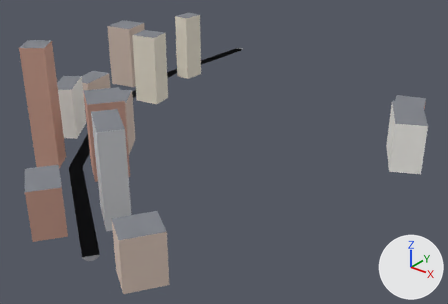
The glTF model apps/client/public/cities/moscow_synth/tiles/-3_1.glb: old version first, new version second.
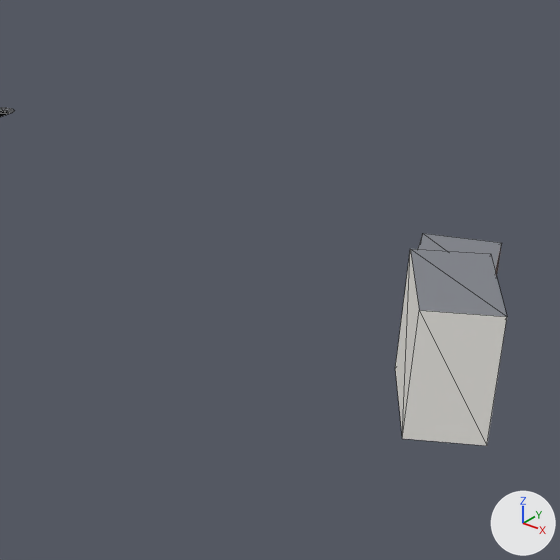
Old and new are each drawn whole from a camera (50 mm lens) standing at (-393.7, -630.3, 165.1) and looking at (-615.4, -353.2, -6.7) and again close up on the part from 53% to 100% of the width and 3% to 71% of the height. Lighting does not change. The marker at lower right points along +X, +Y and +Z. The older version's two pictures come first. The close-ups show mesh edges as thin lines. Vertices at exactly the same position are counted once.

Before the edit, the objects in view are built like this:
```python
me_mesh_0 = bpy.data.meshes.new('Mesh_0')
me_mesh_0.from_pydata(...)  # 136 vertices, 158 faces; spans x -757.0..-501.0, y -496.0..-180.0, z 0.0..71.0
# faces by material slot: [28, 104, 26]
me_mesh_0.materials.append(mat_road)
me_mesh_0.materials.append(mat_facade)
me_mesh_0.materials.append(mat_roof)
ob_mesh_0 = bpy.data.objects.new('Mesh_0', me_mesh_0)
ob_mesh_0.location = (0.0, 0.0, 0.0)
```
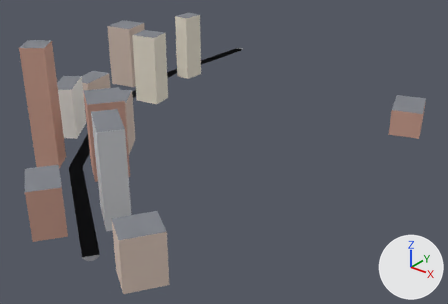
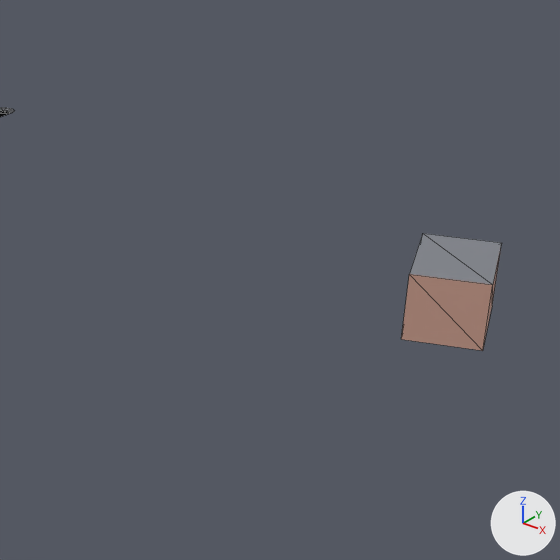
The newer file is also turned or shifted as a whole; pictures and numbers use the older file's frame.

Scene script edits in JSON lines:
```json
{"block": "me_mesh_0", "where": "# used by ob_mesh_0; location = (0.0, 0.0, 0.0)"}
{"op": "remove", "block": "me_mesh_0", "code": "me_mesh_0.from_pydata(...)  # 136 vertices, 158 faces; spans x -757.0..-501.0, y -496.0..-180.0, z 0.0..71.0"}
{"op": "add", "block": "me_mesh_0", "code": "me_mesh_0.from_pydata(...)  # 128 vertices, 148 faces; spans x -757.0..-522.0, y -496.0..-180.0, z 0.0..71.0"}
{"block": "me_mesh_0", "change": "me_mesh_0 part 1: the loose piece of 8 vertices spanning x -534.0..-501.0, y -325.0..-285.0, z 0.0..30.0 is deleted"}
```

Changed parts and their boxes [x1, y1, x2, y2] in the close-ups (560 x 560 px):
```json
{"object": "Mesh_0", "change": "reshaped", "before": [0, 108, 507, 446], "after": [0, 108, 502, 351]}
{"part": 1, "of": "me_mesh_0", "change": "deleted", "before": [395, 249, 507, 446]}
```
